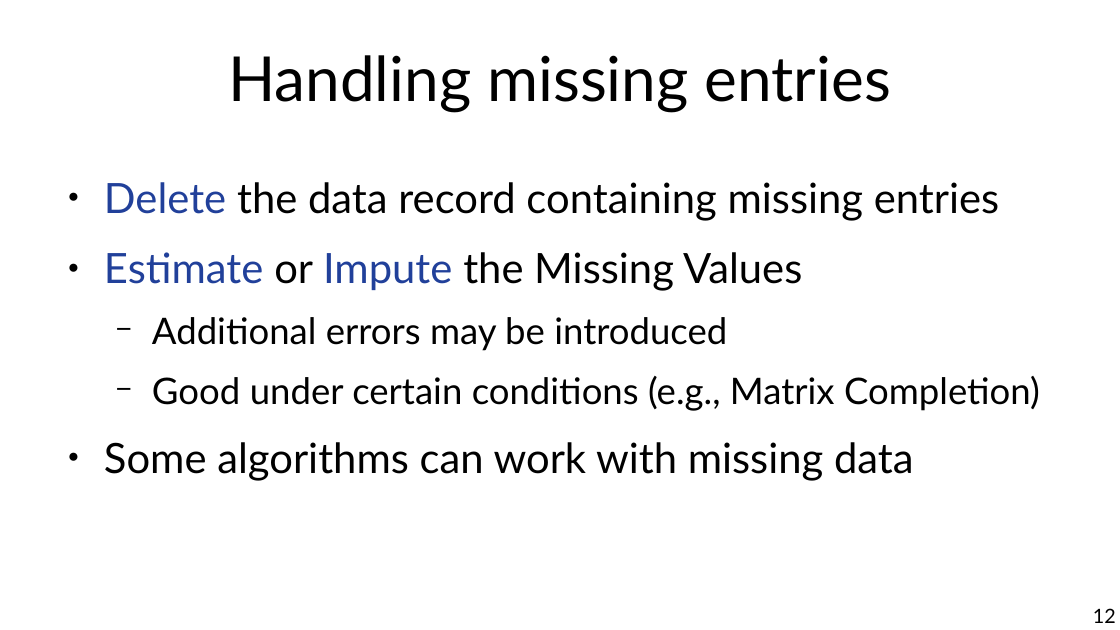
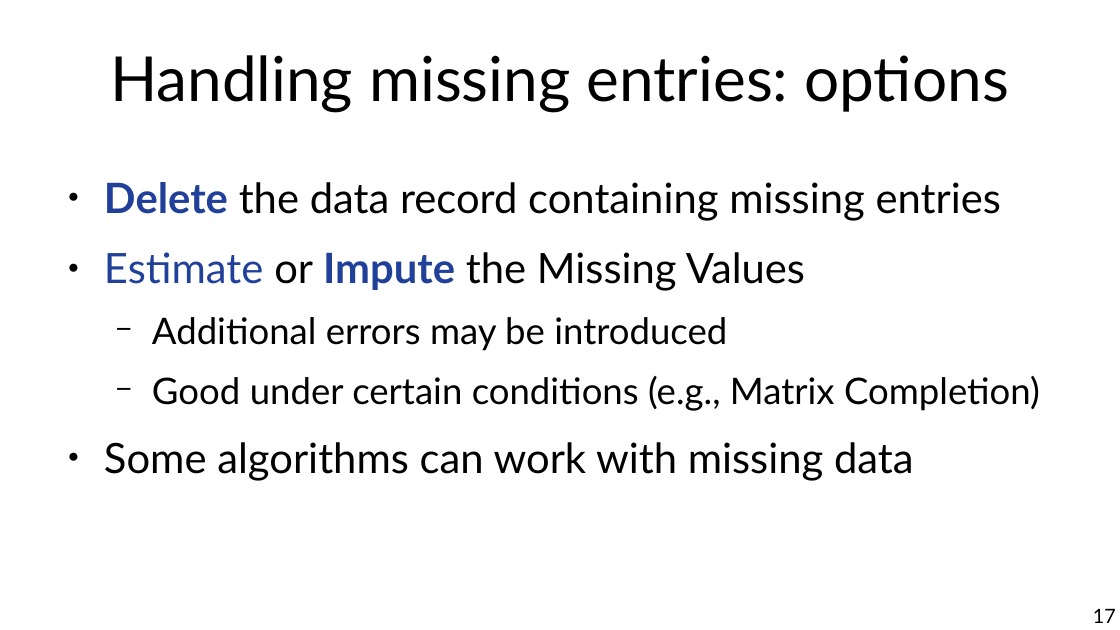
Before and after one commit to marco-calautti/data-mining-course, a slide deck: slide 17 of theory/tt04_integration_cleaning.odp (slide 12 before the commit). Drawn at 1120x630 pixels with LibreOffice and Linux fonts; fonts in the diff are those of the drawing. Boxes give left, top, right and bottom in pixels: in the first picture for what was removed or moved away, otherwise in the second. Text is boxed around its words. In the diff, an @@ line names an element or a change of style, - is before the commit and + after.

```diff
--- a/theory/tt04_integration_cleaning.odp
+++ b/theory/tt04_integration_cleaning.odp
@@ title at <box>110,55,1009,112</box>: text changed @@
-Handling missing entries
+Handling missing entries: options
@@ text at <box>104,182,1001,291</box>: bold on in "Delete", "Impute" @@
@@ page number at <box>1093,608,1116,623</box>: text changed @@
-12
+17
```
Also in this commit, not shown: 4 other slides changed, 5 slides added, 1 slide removed, 7 other files.
